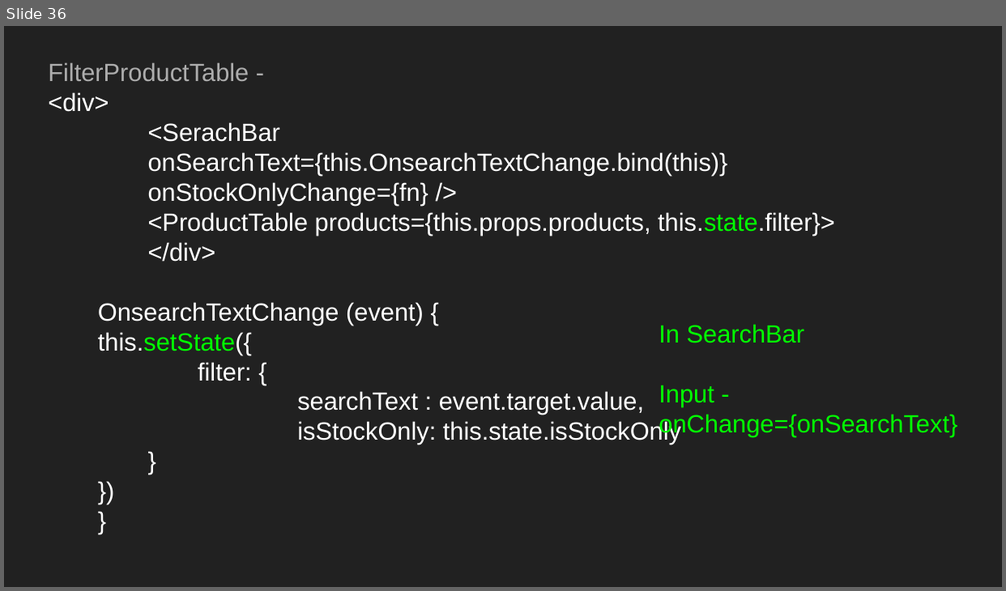
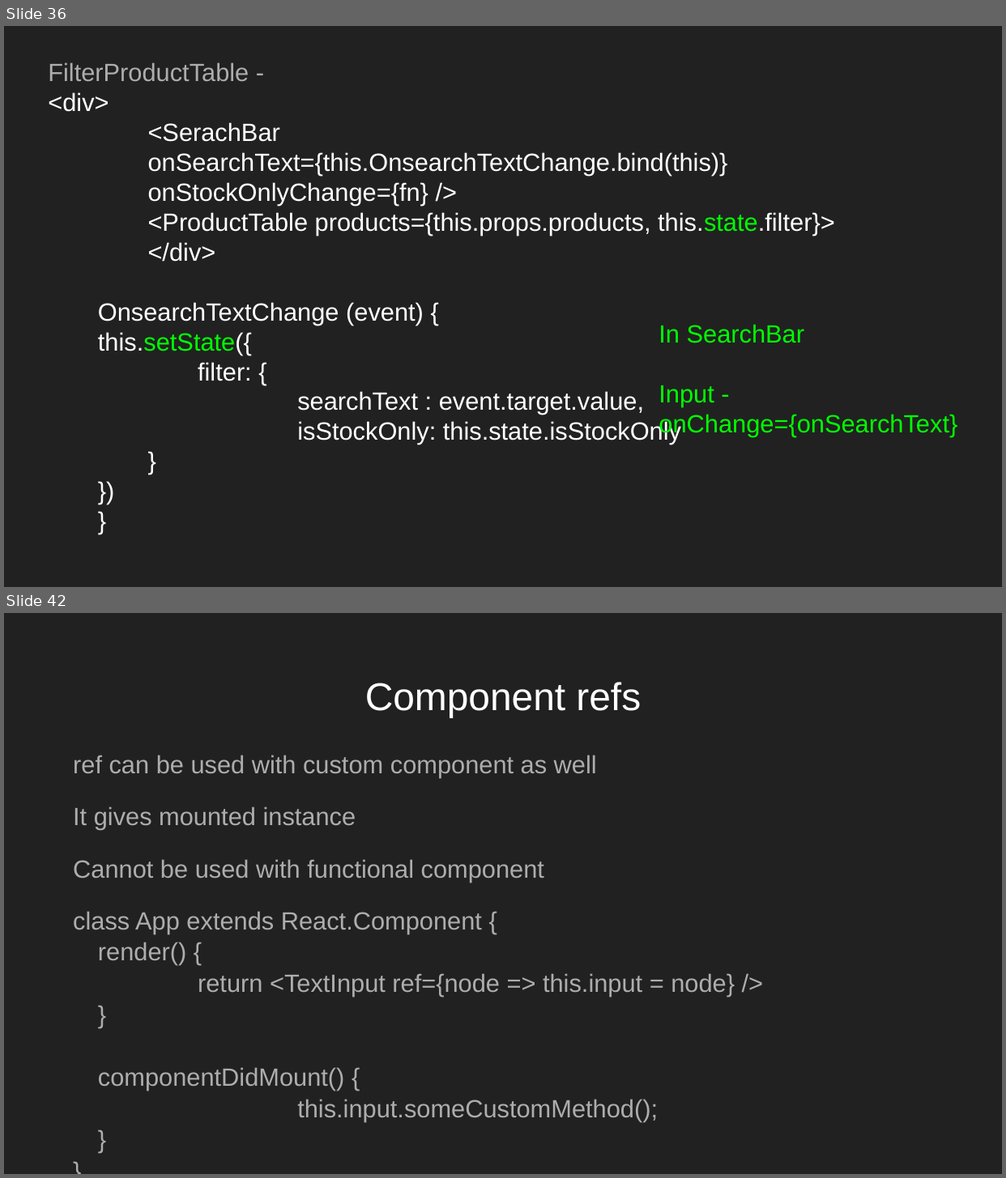
Before and after one commit to Abhay-Joshi-Git/react-redux-sessions-DatafactZ, a slide deck: react-redux.odp. Shown one above the other, each under a label of ours: slide 36 before the commit, slides 36 and 42 after it; the slides between them are not shown. The pictures are 1006x591 and 1006x1178 pixels, drawn with LibreOffice and Linux fonts; fonts in the diff are those of the drawing. Boxes give left, top, right and bottom in pixels: in the first picture for what was removed or moved away, otherwise in the second. Text is boxed around its words. In the diff, an @@ line names an element or a change of style, - is before the commit and + after.

```diff
--- a/react-redux.odp
+++ b/react-redux.odp
@@ slide 42 added at bbox=[4, 613, 1002, 1174], background #212121 @@
@@ title added at bbox=[365, 682, 641, 717], 28 pt, text #FFFFFF @@
+Component refs
@@ text added at bbox=[73, 755, 735, 1122], 18 pt, text #ADADAD @@
+ref can be used with custom component as well
+It gives mounted instance
+Cannot be used with functional component
+class App extends React.Component {
+render() {
+return <TextInput ref={node => this.input = node} />
+}
+componentDidMount() {
+this.input.someCustomMethod();
+}
+}
```
Also in this commit, not shown: 1 slide changed, 7 other slides added.
